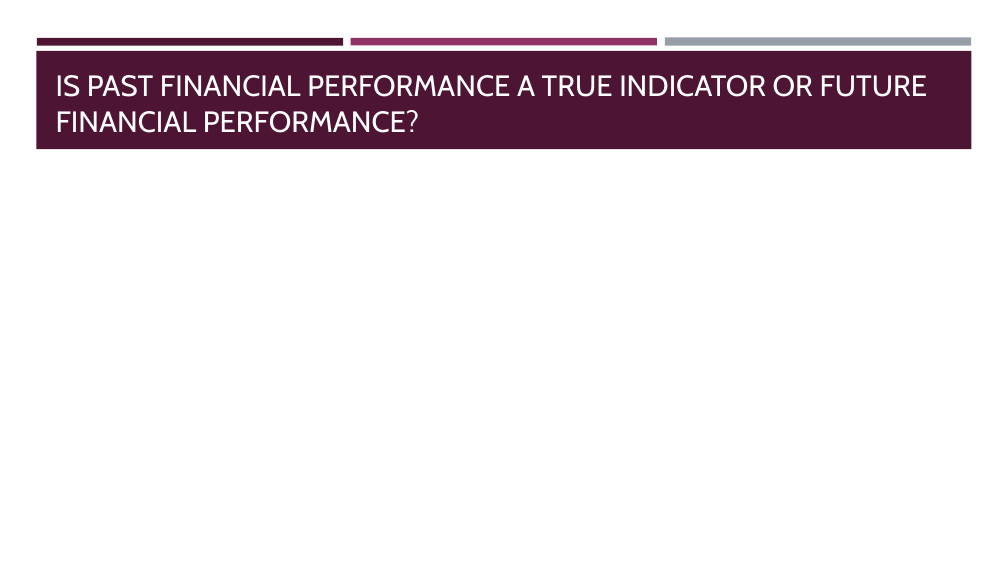
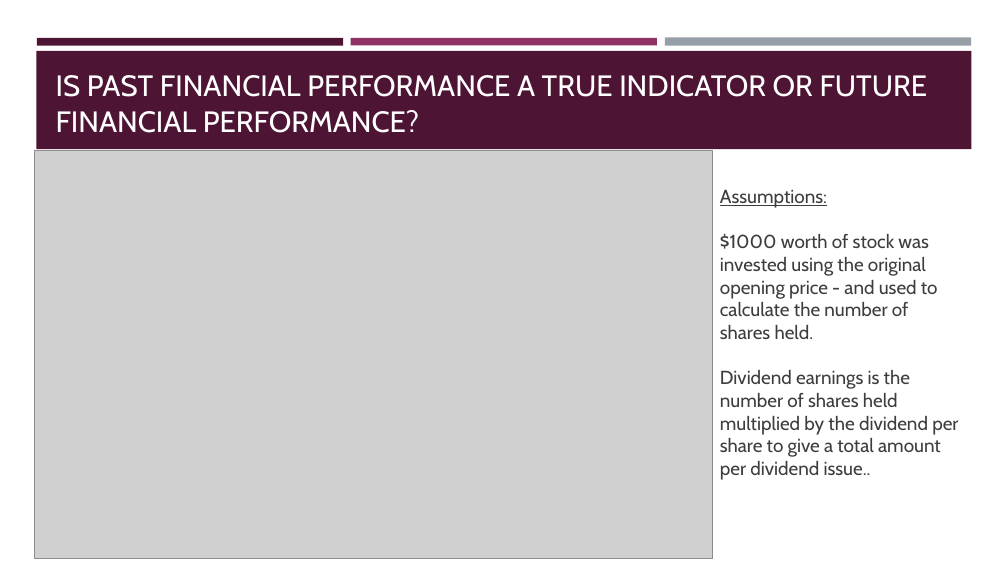
Before and after one commit to drchid1/Team-Project-Group-3---Finance-, a slide deck: slide 19 of presentation/Group 3 – FINANCIAL ANALYSIS.pptx (slide 18 before the commit). Drawn at 1008x567 pixels with LibreOffice and Linux fonts; fonts in the diff are those of the drawing; grey boxes stand for pictures. Boxes give left, top, right and bottom in pixels: in the first picture for what was removed or moved away, otherwise in the second. Text is boxed around its words. In the diff, an @@ line names an element or a change of style, - is before the commit and + after.

```diff
--- a/presentation/Group 3 – FINANCIAL ANALYSIS.pptx
+++ b/presentation/Group 3 – FINANCIAL ANALYSIS.pptx
@@ picture added at <box>35,150,713,559</box> @@
@@ text added at <box>720,189,958,480</box>, 18 pt, text #3D3D3D @@
+Assumptions:
+$1000 worth of stock was invested using the original opening price - and used to calculate the number of shares held.
+Dividend earnings is the number of shares held multiplied by the dividend per share to give a total amount per dividend issue..
```
Also in this commit, not shown: 4 other slides changed, 2 slides added, 1 slide removed.
